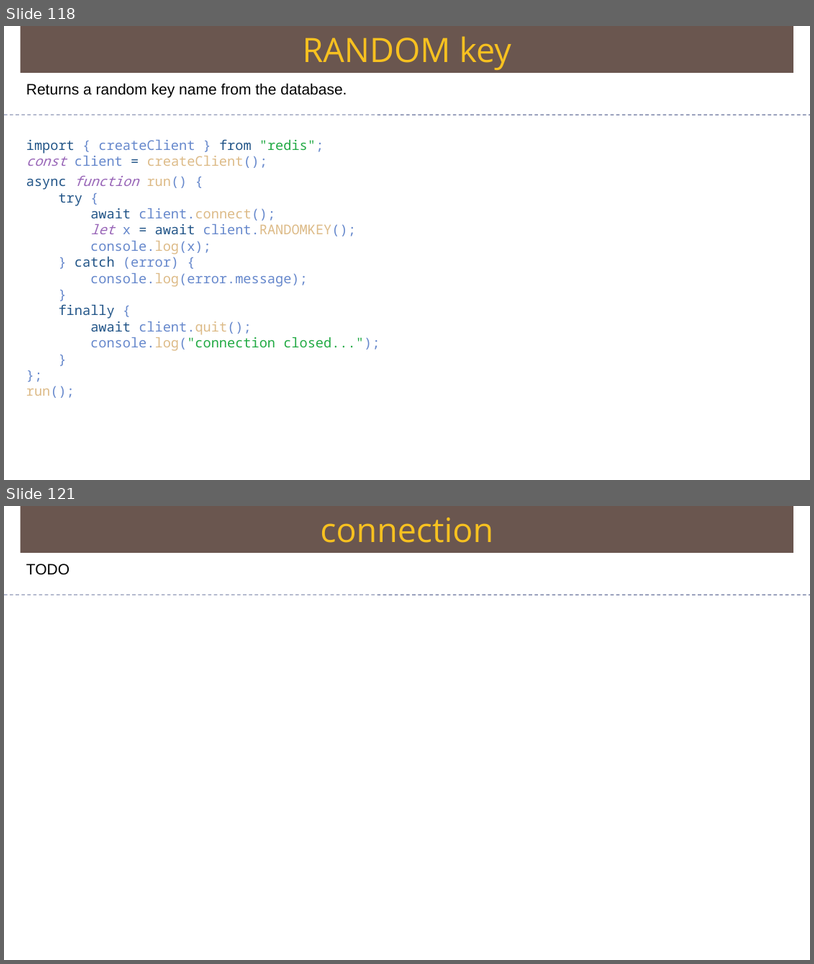
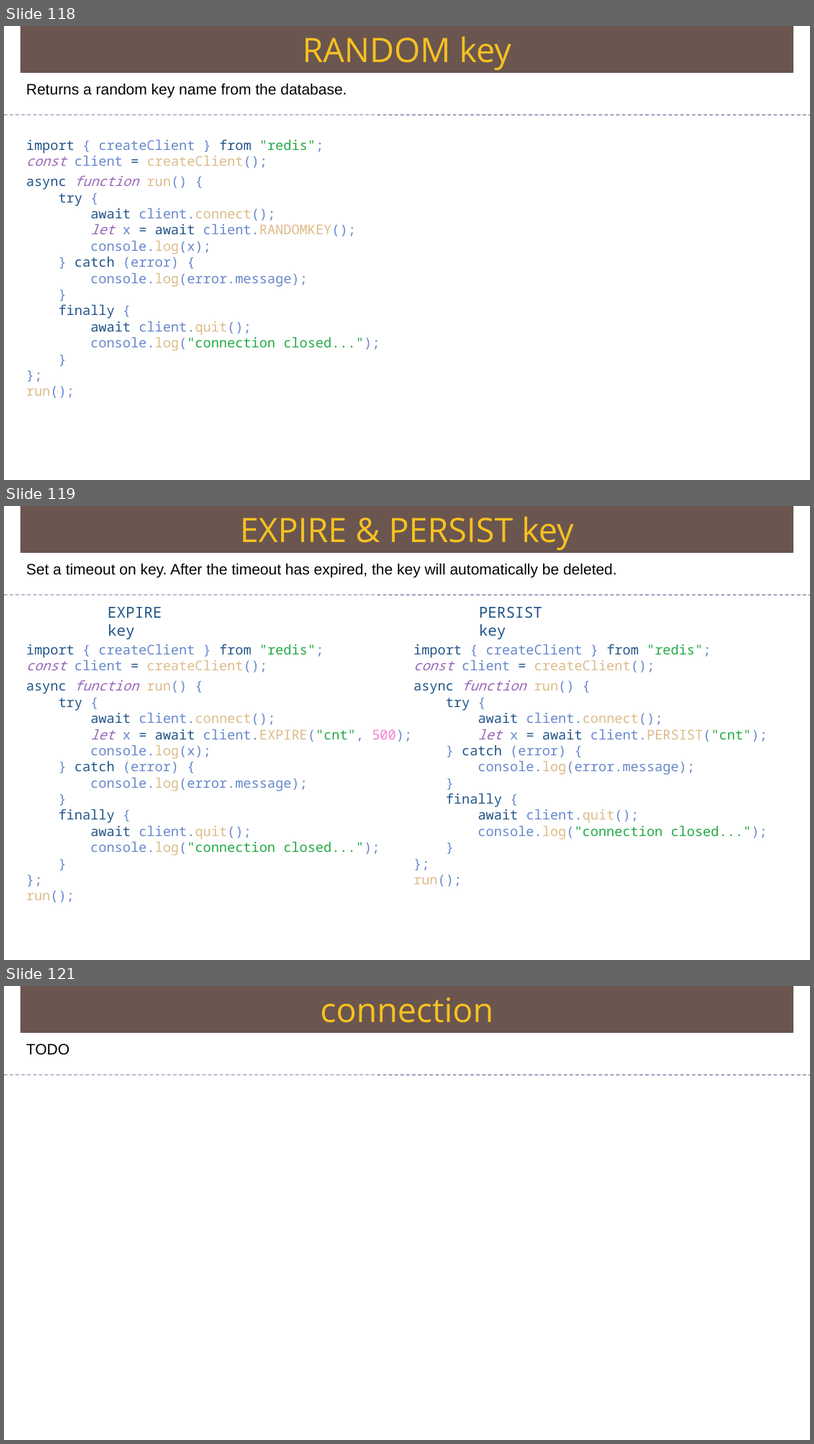
Before and after one commit to Saleel-Bagde/PPT-s, a slide deck: redis Ver2.pptx. Shown one above the other, each under a label of ours: slides 118 and 121 before the commit, slides 118, 119 and 121 after it; the slides between them are not shown. The pictures are 814x964 and 814x1444 pixels, drawn with LibreOffice and Linux fonts; fonts in the diff are those of the drawing. Boxes give left, top, right and bottom in pixels: in the first picture for what was removed or moved away, otherwise in the second. Text is boxed around its words. In the diff, an @@ line names an element or a change of style, - is before the commit and + after.

```diff
--- a/redis Ver2.pptx
+++ b/redis Ver2.pptx
@@ slide 119 added at [4, 506, 810, 960], background #FFFFFF @@
@@ rectangle added at [21, 506, 794, 553], fill #6A5650, 40 pt, text #F7C120 @@
+EXPIRE & PERSIST key
@@ text added at [26, 563, 617, 577], 18 pt, text #000000 @@
+Set a timeout on key. After the timeout has expired, the key will automatically be deleted.
@@ line added from (4, 595) to (810, 595), #6E78A0 0.99 pt dashed @@
@@ text added at [108, 607, 162, 639], 18 pt, text #225588 @@
+EXPIRE key
@@ text added at [479, 607, 543, 639], 18 pt, text #225588 @@
+PERSIST key
@@ text added at [26, 644, 412, 902], 16 pt, text #6688CC @@
+import { createClient } from "redis";
+const client = createClient();
+async function run() {
+try {
+await client.connect();
+let x = await client.EXPIRE("cnt", 500);
+console.log(x);
+} catch (error) {
+console.log(error.message);
+}
+finally {
+await client.quit();
+console.log("connection closed...");
+}
+};
+run();
@@ text added at [414, 644, 768, 886], 16 pt, text #6688CC @@
+import { createClient } from "redis";
+const client = createClient();
+async function run() {
+try {
+await client.connect();
+let x = await client.PERSIST("cnt");
+} catch (error) {
+console.log(error.message);
+}
+finally {
+await client.quit();
+console.log("connection closed...");
+}
+};
+run();
```
Also in this commit, not shown: 1 slide changed, 1 slide removed.
